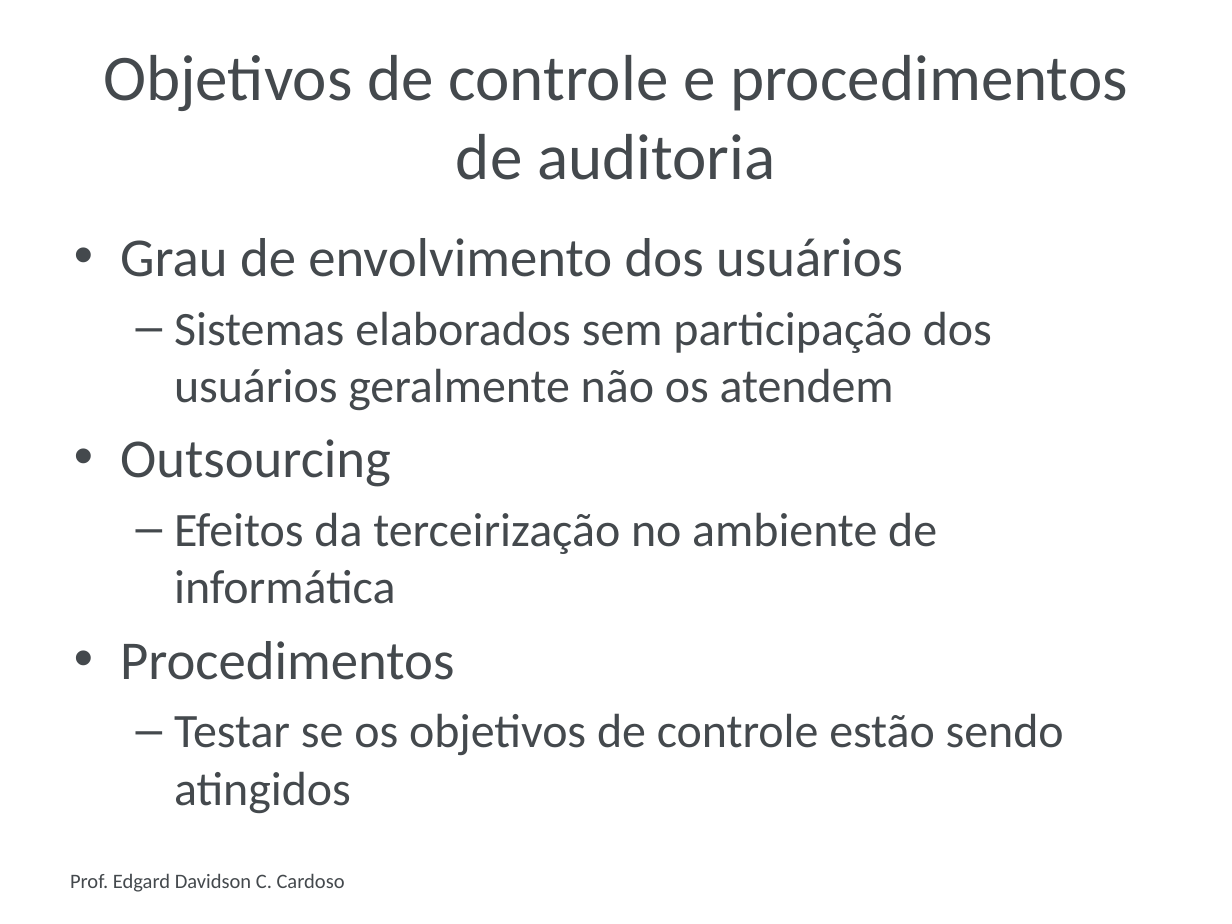
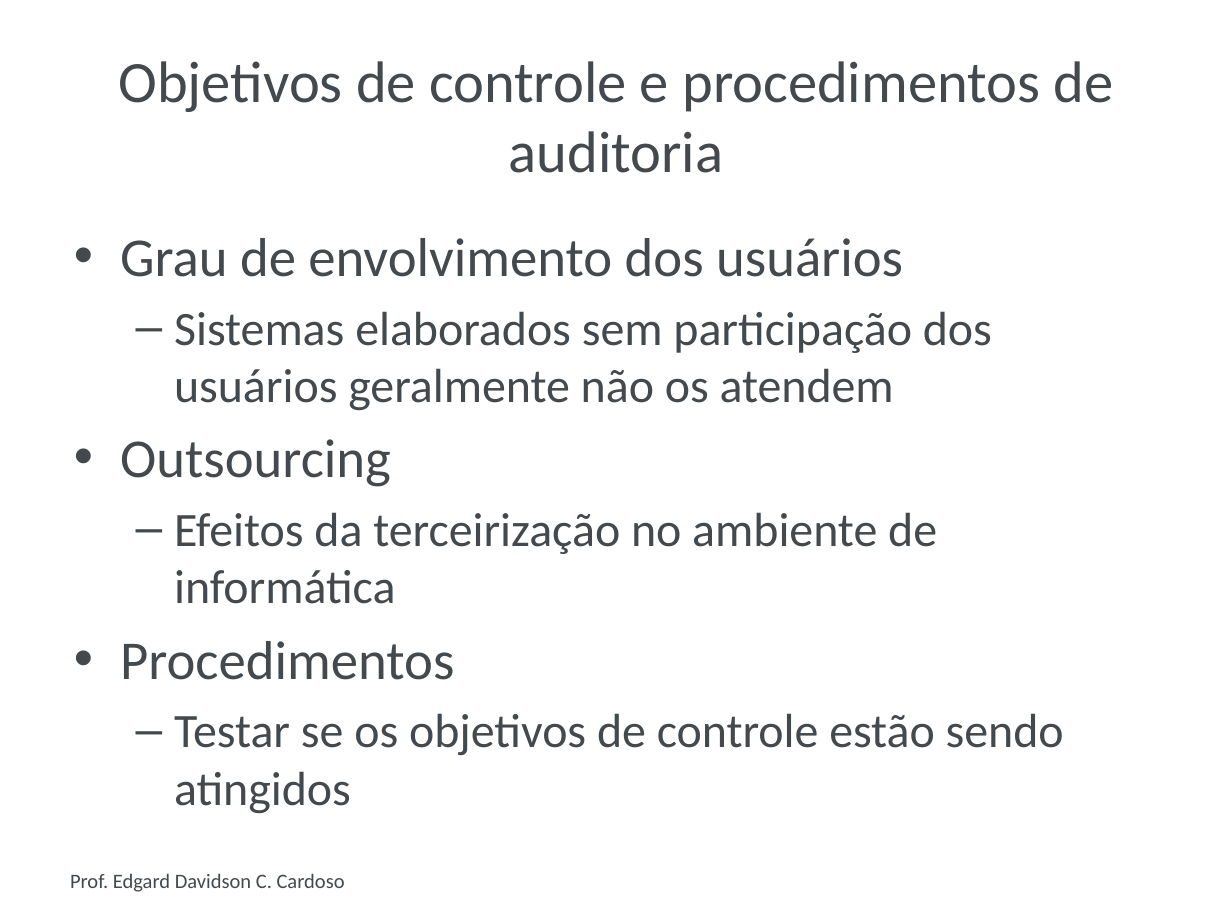
Before and after one commit to sergiobh/5periodo, a slide deck: slide 25 of Auditoria e Qualidade de Sistemas/Aula13AuditoriadeSistemasTecnicasdeAuditoria.pptx. Drawn at 1232x924 pixels with LibreOffice and Linux fonts; fonts in the diff are those of the drawing; background and template pictures are left out. Boxes give left, top, right and bottom in pixels: in the first picture for what was removed or moved away, otherwise in the second. Text is boxed around its words. In the diff, an @@ line names an element or a change of style, - is before the commit and + after.

```diff
--- a/Auditoria e Qualidade de Sistemas/Aula13AuditoriadeSistemasTecnicasdeAuditoria.pptx
+++ b/Auditoria e Qualidade de Sistemas/Aula13AuditoriadeSistemasTecnicasdeAuditoria.pptx
@@ title "Objetivos de controle e procedimentos ..." at bbox=[118, 61, 1113, 173]: size 38 to 34.2 pt @@
```
Also in this commit, not shown: 3 other slides changed, 13 other files.
